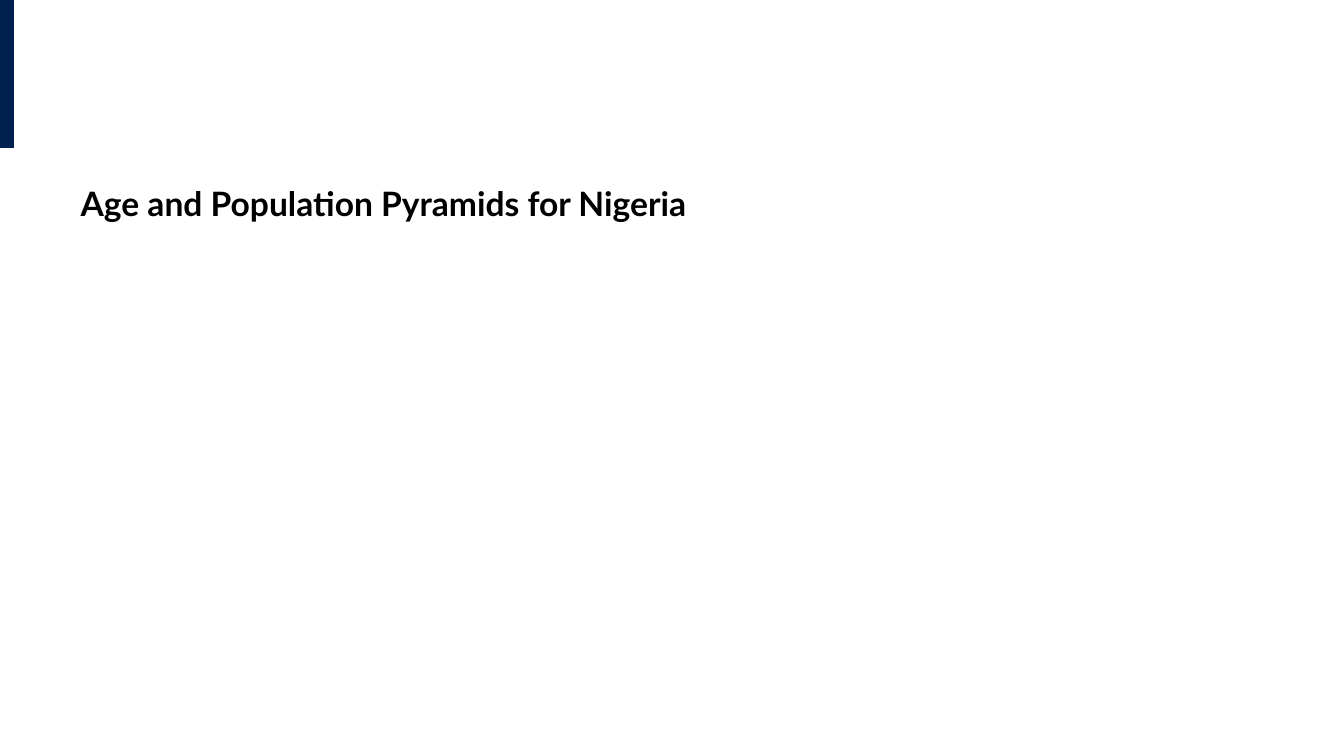
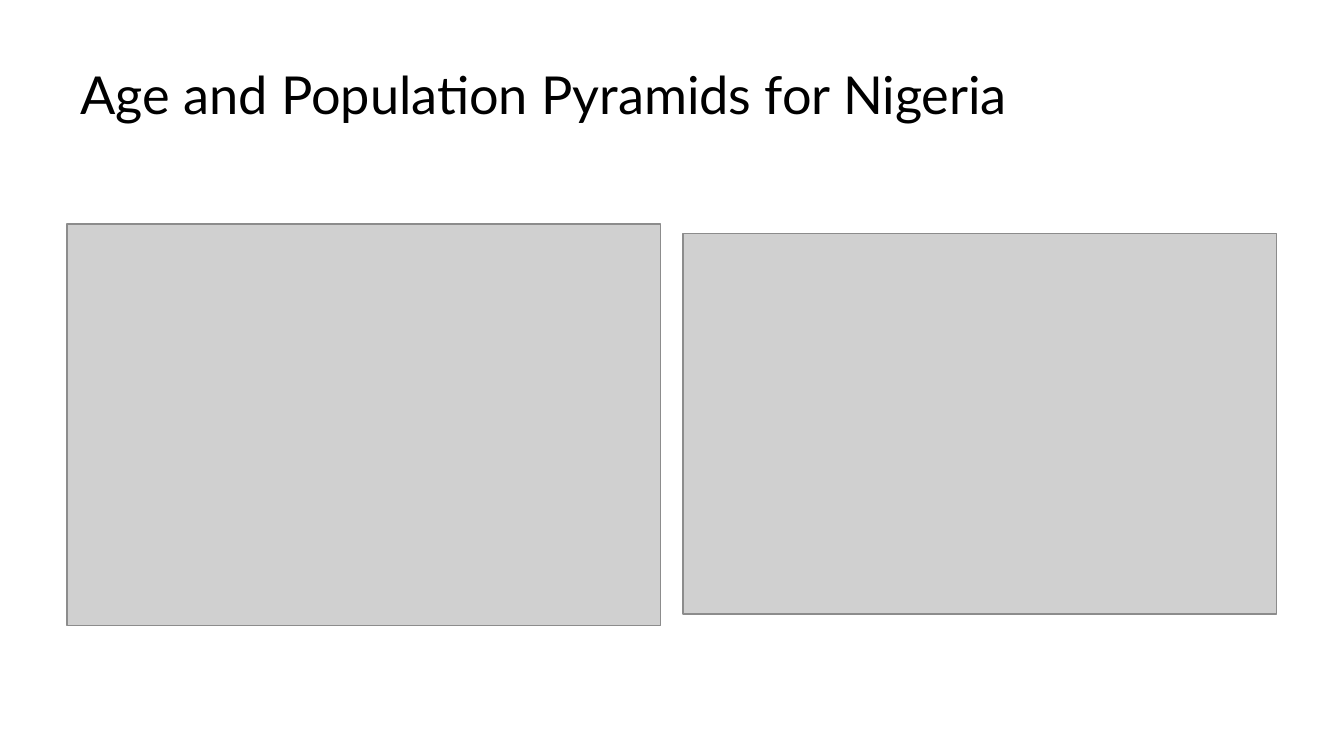
Before and after one commit to lucas-a-meyer/using-quarto, a slide deck: slide 21 of docs/presentation.pptx (slide 27 before the commit). Drawn at 1344x756 pixels with LibreOffice and Linux fonts; fonts in the diff are those of the drawing; grey boxes stand for pictures. Boxes give left, top, right and bottom in pixels: in the first picture for what was removed or moved away, otherwise in the second. Text is boxed around its words. In the diff, an @@ line names an element or a change of style, - is before the commit and + after.

```diff
--- a/docs/presentation.pptx
+++ b/docs/presentation.pptx
@@ rectangle removed at box(0, 0, 13, 148) @@
@@ title "Age and Population Pyramids for ...": place and size @@
-title "Age and Population Pyramids for ..." at box(81, 191, 686, 222)
+title "Age and Population Pyramids for ..." at box(81, 75, 1007, 124)
@@ title "Age and Population Pyramids for ..." at box(81, 75, 1007, 124): size 18 to 28 pt, bold off; less space between paragraphs; vertical alignment top to middle @@
@@ picture added at box(67, 224, 661, 626) @@
@@ picture added at box(683, 234, 1277, 614) @@
```
Also in this commit, not shown: 18 other slides changed, 8 slides added, 11 slides removed, 43 other files.
